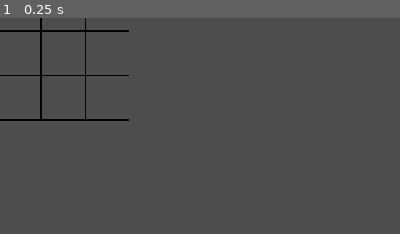
Above: before the commit, frame 1.
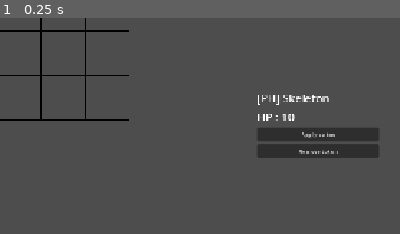
Above: after the commit, the same moment.

Repository: gishsi/combat-tracker
Game: Godot game, scene res://world.tscn
Two runs of this game, one before a commit and one after it. Both use one fixed random seed, a clock stepped at 60 frames per second and the inputs below.
Inputs:
- Up to frame 1 (0.25 s): no input
The pictures show only the part of the screen within x 50-100%, y 45-95%; the shares and areas given below are measured in that part.

The runs differ from the first frame. In frame 1, 4.1% of the frame differs, in the area x 64-95%, y 35-65%.

Commit message:
Squashed commit of the following:
commit 3e7474cdd7cac761f55487b95aba51033f0ecd25
Author: gishsi <spokosalo@gmail.com>
Date:   Tue Apr 28 20:03:04 2026 +0100

    tokens info 1

Diff:
--- a/Entities/token.tscn
+++ b/Entities/token.tscn
@@ -1,7 +1,6 @@
 [gd_scene format=3 uid="uid://dasknhocjvpvx"]
 
 [ext_resource type="Script" uid="uid://clvqlshy3rio" path="res://Scripts/token.gd" id="1_dgvu4"]
-[ext_resource type="Script" uid="uid://d3e78pmboq58j" path="res://context_menu.gd" id="2_dgvu4"]
 
 [sub_resource type="RectangleShape2D" id="RectangleShape2D_036b0"]
 size = Vector2(30, 30)
@@ -15,20 +14,4 @@
 [node name="CollisionShape2D" type="CollisionShape2D" parent="." unique_id=550053403]
 shape = SubResource("RectangleShape2D_036b0")
 
-[node name="Context Menu" type="VBoxContainer" parent="." unique_id=1167886305]
-visible = false
-offset_right = 40.0
-offset_bottom = 40.0
-script = ExtResource("2_dgvu4")
-
-[node name="Button" type="Button" parent="Context Menu" unique_id=1025364318]
-layout_mode = 2
-theme_override_font_sizes/font_size = 8
-text = "Apply status"
-
-[node name="Button2" type="Button" parent="Context Menu" unique_id=1145416863]
-layout_mode = 2
-theme_override_font_sizes/font_size = 8
-text = "Remove token"
-
 [connection signal="input_event" from="." to="." method="_on_input_event"]
--- a/Scripts/tile_map_layer.gd
+++ b/Scripts/tile_map_layer.gd
@@ -9,6 +9,7 @@
 var token_data: TokenData
 
 var movable_token: Node2D;
+signal connect_token(token)
 
 # Grid
 var grid = {}
@@ -48,6 +49,8 @@
 	movable_token = null
 
 func token_selected_event(token: Node2D):
+	connect_token.emit(token)
+
 	if !moving_tokens or movable_token != null:
 		return
 
@@ -74,6 +77,8 @@
 
 	token_data = null
 
+
+
 func _on_button_token_data_selected(data: TokenData) -> void:
 	token_data = data
 
--- a/Scripts/token.gd
+++ b/Scripts/token.gd
@@ -1,6 +1,4 @@
 extends Node2D
-
-@onready var contextMenu = $"Context Menu"
 
 signal token_selected(token: Node2D)
 
@@ -15,6 +13,3 @@
 	if event is InputEventMouseButton:
 		if event.button_index == MouseButton.MOUSE_BUTTON_LEFT and event.pressed:
 			token_selected.emit(self)
-
-		if event.button_index == MouseButton.MOUSE_BUTTON_RIGHT and event.pressed:
-			contextMenu.visible = !contextMenu.visible
--- a/context_menu.gd
+++ b/context_menu.gd
@@ -1,4 +1,16 @@
 extends VBoxContainer
 
-func _on_show_context_menu():
-	print("show context menu")
+@onready var name_label = $NameLabel
+
+var selected_token: Node2D
+var selected_token_data: TokenData
+
+func _on_tile_map_layer_connect_token(token: Node2D) -> void:
+	print("context show: " + token.token_data.name)
+	selected_token = token
+	selected_token_data = token.token_data
+
+	set_content()
+
+func set_content():
+	name_label.text = selected_token_data.name
--- a/world.tscn
+++ b/world.tscn
@@ -9,6 +9,7 @@
 [ext_resource type="Script" uid="uid://bi1byh2itkg0t" path="res://button.gd" id="5_036b0"]
 [ext_resource type="Script" uid="uid://jrxw1ffhook0" path="res://Scripts/token_data.gd" id="5_ioo17"]
 [ext_resource type="Resource" uid="uid://b2s8wi63clypi" path="res://Content/Art/Tokens/fire_elemental.tres" id="6_dwbse"]
+[ext_resource type="Script" uid="uid://d3e78pmboq58j" path="res://context_menu.gd" id="10_wse8f"]
 
 [sub_resource type="TileSetAtlasSource" id="TileSetAtlasSource_tlwt5"]
 texture = ExtResource("1_fj7yv")
@@ -72,6 +73,32 @@
 scale = Vector2(28.8, 0.36)
 color = Color(0.39215687, 0.58431375, 0.92941177, 1)
 
+[node name="Context Menu" type="VBoxContainer" parent="." unique_id=55454557]
+offset_left = 946.0
+offset_top = 409.0
+offset_right = 1122.0
+offset_bottom = 480.0
+script = ExtResource("10_wse8f")
+
+[node name="NameLabel" type="Label" parent="Context Menu" unique_id=1758718429]
+layout_mode = 2
+text = "[PH] Skeleton"
+
+[node name="HpLabel" type="Label" parent="Context Menu" unique_id=851329455]
+layout_mode = 2
+text = "HP : 10"
+
+[node name="ApplyStatusButton" type="Button" parent="Context Menu" unique_id=1728787012]
+layout_mode = 2
+theme_override_font_sizes/font_size = 8
+text = "Apply status"
+
+[node name="RemoveTokenButton" type="Button" parent="Context Menu" unique_id=1383673504]
+layout_mode = 2
+theme_override_font_sizes/font_size = 8
+text = "Remove token"
+
+[connection signal="connect_token" from="Grid/TileMapLayer" to="Context Menu" method="_on_tile_map_layer_connect_token"]
 [connection signal="token_data_selected" from="TokensListContainer/SkeletonButton" to="Grid/TileMapLayer" method="_on_button_token_data_selected"]
 [connection signal="token_data_selected" from="TokensListContainer/FireElementalButton" to="Grid/TileMapLayer" method="_on_button_token_data_selected"]
 [connection signal="pressed" from="ModeButtonsContainer/AddTokensButton" to="." method="_on_add_tokens_button_pressed"]
